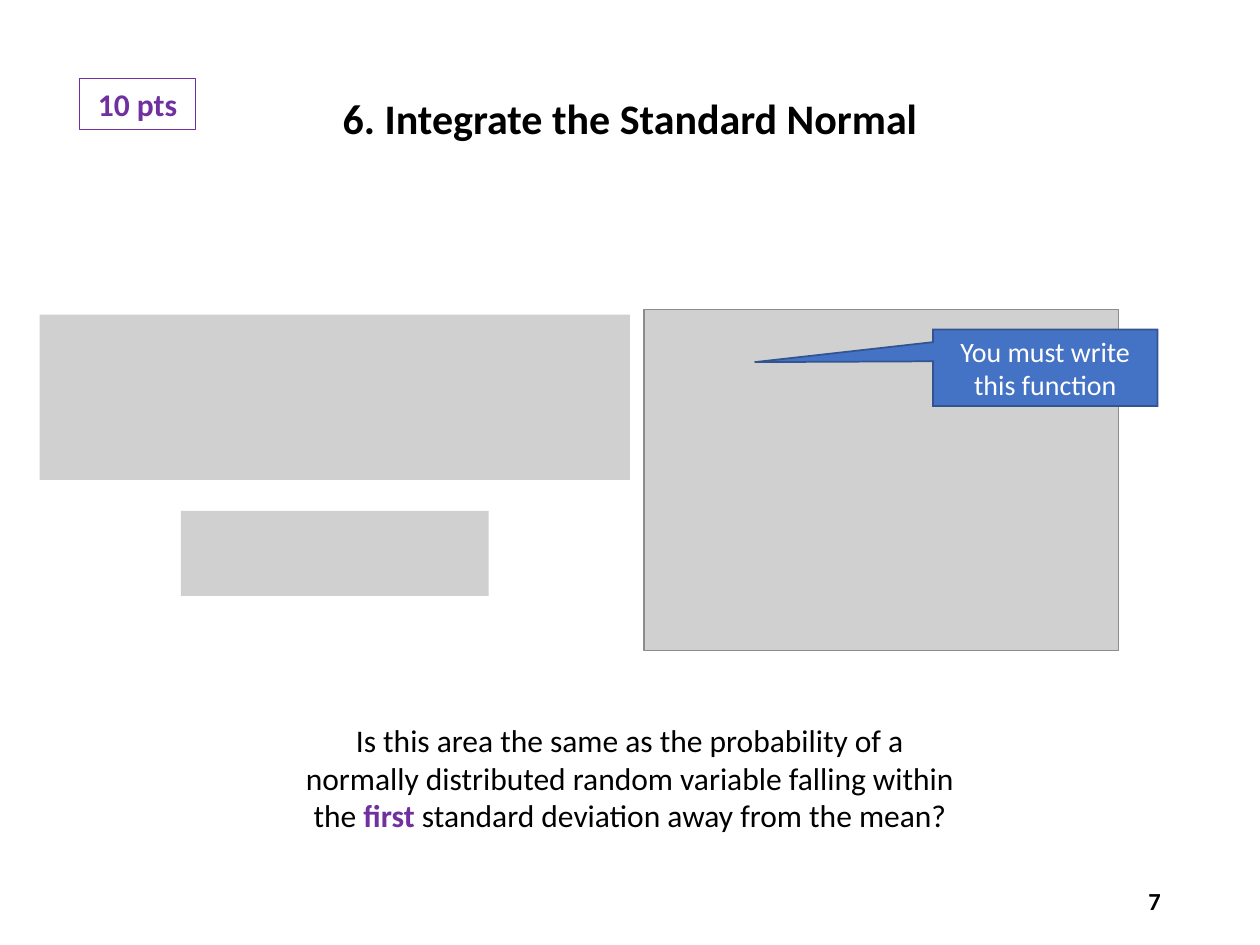
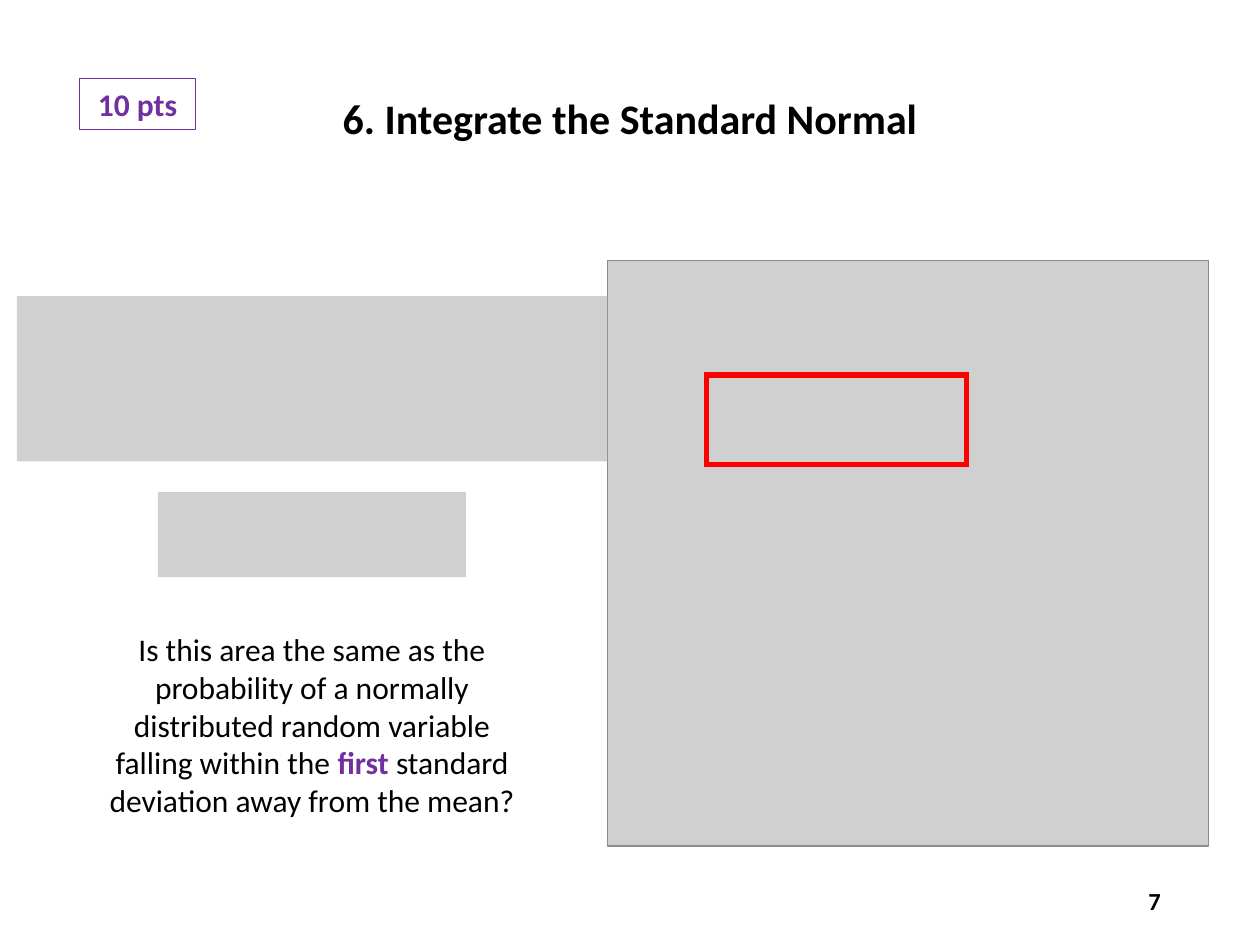
Before and after one commit to dbiersach/scicomp301-cpp-linux, a slide deck: slide 7 of exam2/Exam 2 Questions.pptx. Drawn at 1260x945 pixels with LibreOffice and Linux fonts; fonts in the diff are those of the drawing; grey boxes stand for pictures. Boxes give left, top, right and bottom in pixels: in the first picture for what was removed or moved away, otherwise in the second. Text is boxed around its words. In the diff, an @@ line names an element or a change of style, - is before the commit and + after.

```diff
--- a/exam2/Exam 2 Questions.pptx
+++ b/exam2/Exam 2 Questions.pptx
@@ picture added at box(607, 261, 1208, 847) @@
@@ picture: place and size @@
-picture at box(39, 315, 630, 480)
+picture at box(16, 296, 607, 461)
@@ picture removed at box(644, 310, 1119, 650) @@
@@ speech box removed at box(932, 329, 1157, 406) @@
-You must write this function
@@ rectangle added at box(706, 375, 965, 465), outline #FF0000 3 pt @@
@@ picture: place and size @@
-picture at box(180, 510, 488, 595)
+picture at box(158, 493, 465, 577)
@@ text "Is this area the same ..." rewrapped from box(306, 730, 954, 832) to box(110, 639, 514, 817) @@
```
Also in this commit, not shown: 11 other slides changed, 1 slide added, 1 other file.
